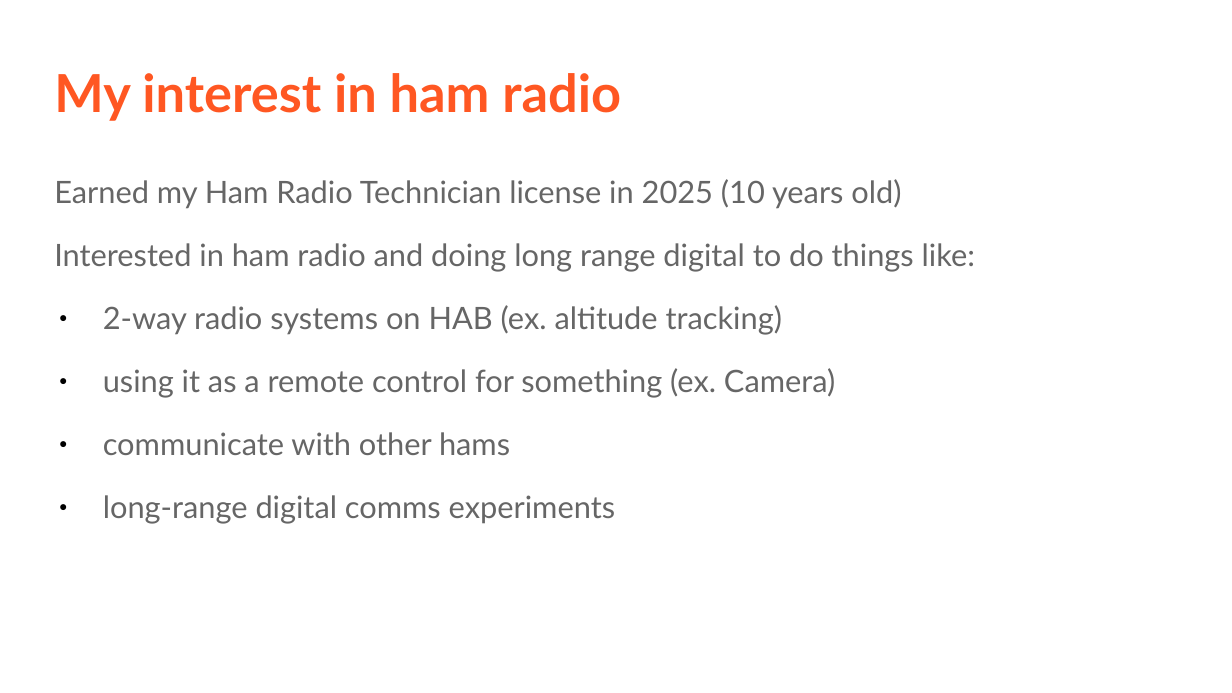
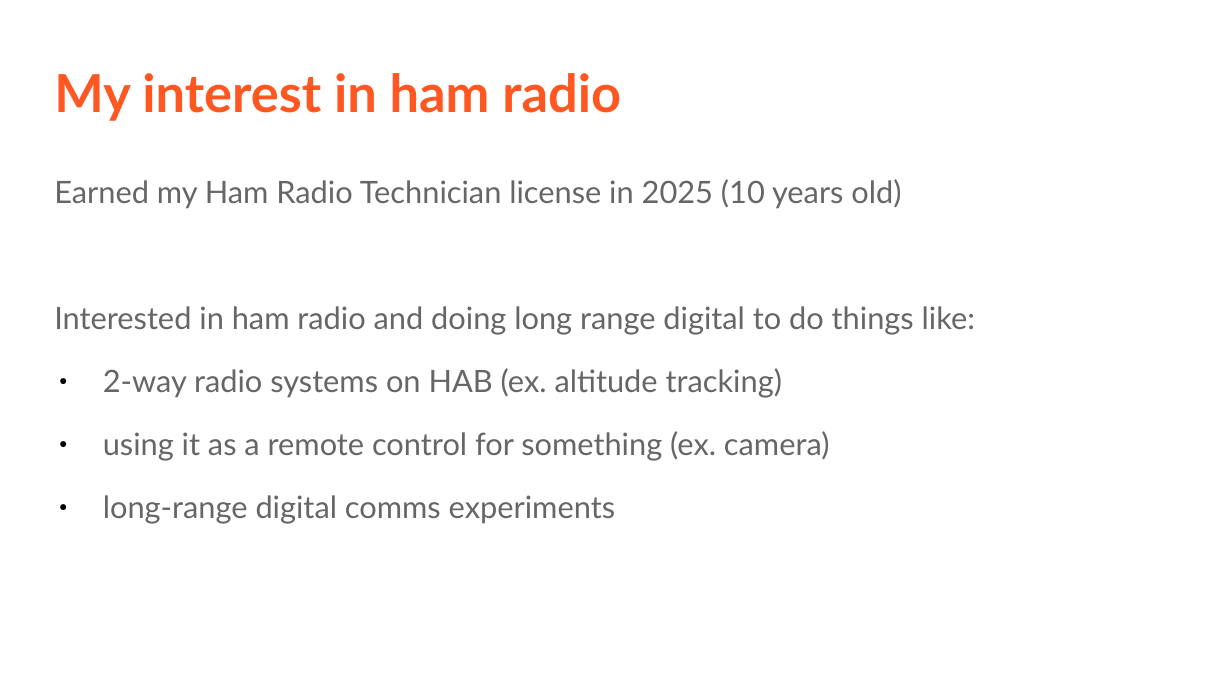
Before and after one commit to stratoscience25/arduino-workshop-logan, a slide deck: slide 2 of Ham xposition presentation/LoganCaramanna_Presentation.odp. Drawn at 1232x693 pixels with LibreOffice and Linux fonts; fonts in the diff are those of the drawing. Boxes give left, top, right and bottom in pixels: in the first picture for what was removed or moved away, otherwise in the second. Text is boxed around its words. In the diff, an @@ line names an element or a change of style, - is before the commit and + after.

Commit message:
add more pcb screenshots and update presentation wording

```diff
--- a/Ham xposition presentation/LoganCaramanna_Presentation.odp
+++ b/Ham xposition presentation/LoganCaramanna_Presentation.odp
@@ text at (103, 431, 830, 461): text changed @@
-● using it as a remote control for something (ex. Camera)
-● communicate with other hams
+● using it as a remote control for something (ex. camera)
```
Also in this commit, not shown: 7 other slides changed, 2 slides added, 7 slides removed, 4 other files.
